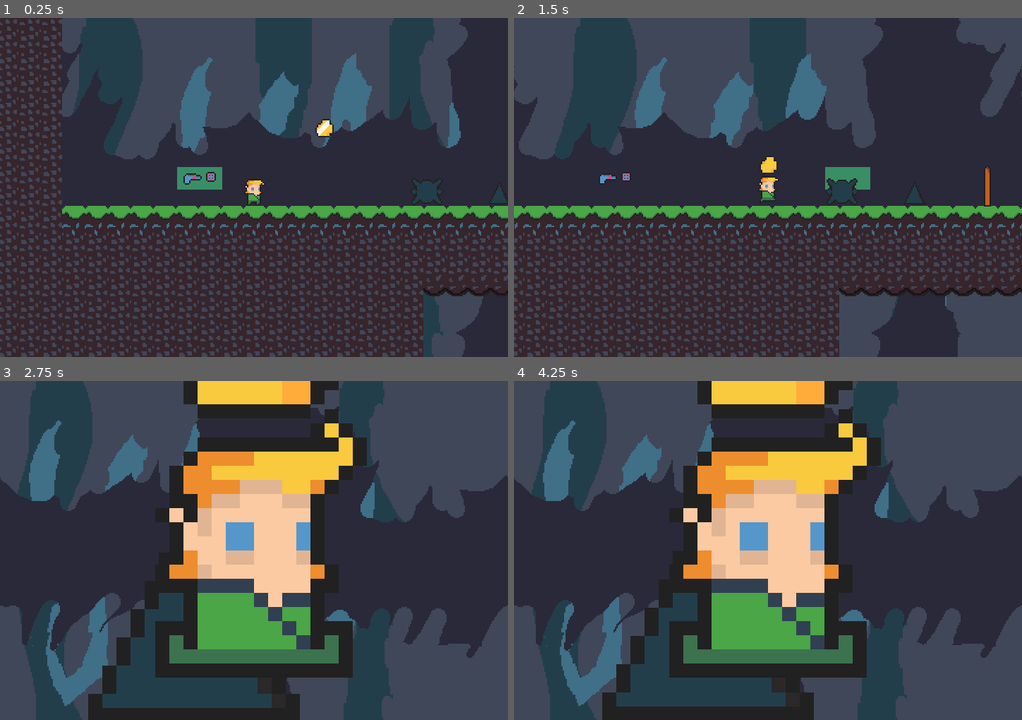
Above: before the commit, frames 1-4 (two rows, left to right).
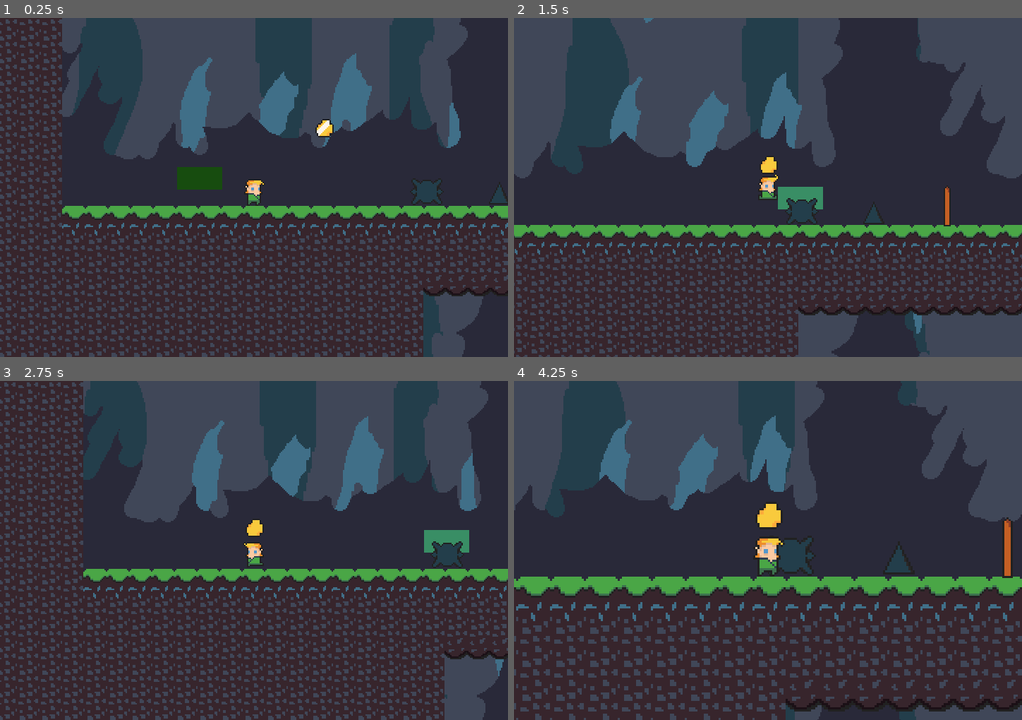
Above: after the commit, the same moments.

Repository: jotson/FantasticJetMan
Game: Godot game, scene res://scenes/General.tscn
Two runs of this game, one before a commit and one after it. Both use one fixed random seed, a clock stepped at 60 frames per second and the inputs below.
Inputs (mouse positions are in pixels of both pictures, inside the frame that each line leads up to):
- Up to frame 1 (0.25 s): no input
- Up to frame 2 (1.5 s): move the mouse to (879, 170) at 0.52 s; hold Right (ui_right) from 0.53 s (still down); tap D (confirm_throw) at 0.6 s; tap A (jump) at 0.77, 1.07 s; tap S (throw_state) at 0.8, 1.35 s; move the mouse to (666, 204) at 1.27 s
- Up to frame 3 (2.75 s): tap A (jump) at 1.52, 1.55, 1.82, 2.1 s; move the mouse to (304, 475) at 2.02 s; release Right (ui_right) at 2.03 s; hold Left (ui_left) from 2.03 s (still down); tap D (confirm_throw) at 2.3 s
- Up to frame 4 (4.25 s): move the mouse to (742, 618) at 2.77 s; release Left (ui_left) at 2.78 s; hold Right (ui_right) from 2.78 s (still down); tap D (confirm_throw) at 2.85 s; tap A (jump) at 3.02, 3.32, 3.77, 3.8, 4.07 s; tap S (throw_state) at 3.05, 3.6 s; move the mouse to (920, 601) at 3.52 s

The runs differ from the first frame. In frame 1, 0.6% of the frame differs, in the area x 34-44%, y 43-51%; in frame 2, 38%; in frame 3, 63%, in the area x 0-100%, y 0-100%; in frame 4, 55%.

Commit message:
Add The Gun

Diff:
--- a/scenes/General.tscn
+++ b/scenes/General.tscn
@@ -1,11 +1,10 @@
-[gd_scene load_steps=32 format=2]
+[gd_scene load_steps=29 format=2]
 
 [ext_resource path="res://scenes/jumpPad/JumpPad.tscn" type="PackedScene" id=1]
 [ext_resource path="res://assets/tiles/groundTiles.png" type="Texture" id=2]
 [ext_resource path="res://scenes/obstacles/Spear.tscn" type="PackedScene" id=3]
 [ext_resource path="res://scenes/obstacles/SpikyBall.tscn" type="PackedScene" id=4]
 [ext_resource path="res://scenes/obstacles/GroundSpike.tscn" type="PackedScene" id=5]
-[ext_resource path="res://assets/charater/TheGun-Sheet-Sheet-Sheet.png" type="Texture" id=6]
 [ext_resource path="res://scenes/player/Player.tscn" type="PackedScene" id=7]
 [ext_resource path="res://scenes/player/Treasure.tscn" type="PackedScene" id=8]
 
@@ -229,39 +228,6 @@
 } ]
 1/z_index = 0
 
-[sub_resource type="Animation" id=22]
-resource_name = "idle"
-loop = true
-tracks/0/type = "value"
-tracks/0/path = NodePath("Sprite:frame")
-tracks/0/interp = 1
-tracks/0/loop_wrap = true
-tracks/0/imported = false
-tracks/0/enabled = true
-tracks/0/keys = {
-"times": PoolRealArray( 0 ),
-"transitions": PoolRealArray( 1 ),
-"update": 1,
-"values": [ 0 ]
-}
-
-[sub_resource type="Animation" id=23]
-resource_name = "shoot"
-length = 0.16
-step = 0.01
-tracks/0/type = "value"
-tracks/0/path = NodePath("Sprite:frame")
-tracks/0/interp = 1
-tracks/0/loop_wrap = true
-tracks/0/imported = false
-tracks/0/enabled = true
-tracks/0/keys = {
-"times": PoolRealArray( 0, 0.04, 0.08, 0.12 ),
-"transitions": PoolRealArray( 1, 1, 1, 1 ),
-"update": 1,
-"values": [ 1, 2, 3, 4 ]
-}
-
 [node name="Level-1" type="Node2D"]
 position = Vector2( 146.09, 218.298 )
 __meta__ = {
@@ -288,17 +254,6 @@
 [node name="GroundSpike" parent="." instance=ExtResource( 5 )]
 position = Vector2( 212.224, 10.8466 )
 
-[node name="TheGun" type="Node2D" parent="."]
-
-[node name="Sprite" type="Sprite" parent="TheGun"]
-texture = ExtResource( 6 )
-hframes = 5
-frame = 4
-
-[node name="AnimationPlayer" type="AnimationPlayer" parent="TheGun"]
-anims/idle = SubResource( 22 )
-anims/shoot = SubResource( 23 )
-
 [node name="Obstacles" type="Node2D" parent="."]
 
 [node name="GroundSpike2" parent="Obstacles" instance=ExtResource( 5 )]
--- a/scenes/jumpPad/JumpPad.gd
+++ b/scenes/jumpPad/JumpPad.gd
@@ -1,7 +1,41 @@
 extends Node2D
 
 # Bounce Player up!! when player enters Area2D
+
+onready var indicator = $"JumpPadIndicator"
+onready var jump_pad = $"JumpPad"
+onready var is_aiming = false;
+export (int) var placementSpeed = 5;
+
+func _ready():
+	jump_pad.hide();
+
+func start_aiming():
+	Engine.time_scale = 0.1
+	is_aiming = true;
+	indicator.show();
+	pass
+
+func finish_aiming():
+	Engine.time_scale = 1
+	is_aiming = false;
+	indicator.hide();
+	jump_pad.position = indicator.position
+	jump_pad.show();
+	pass
+
+func _physics_process(delta):
+	if is_aiming:
+		if Input.is_action_pressed("ui_right"):
+			indicator.position.x += placementSpeed
+		if Input.is_action_pressed("ui_left"):
+			indicator.position.x -= placementSpeed
+		if Input.is_action_pressed("ui_up"):
+			indicator.position.y -= placementSpeed
+		if Input.is_action_pressed("ui_down"):
+			indicator.position.y += placementSpeed
+
 func _on_Area2D_body_entered(body):
 	if body.has_method('bounce'):
 		body.queue_bounce_state()
-		pass # Replace with function body.
+		pass
--- a/scenes/jumpPad/JumpPad.tscn
+++ b/scenes/jumpPad/JumpPad.tscn
@@ -1,6 +1,7 @@
-[gd_scene load_steps=6 format=2]
+[gd_scene load_steps=7 format=2]
 
 [ext_resource path="res://palceholderGreen.png" type="Texture" id=1]
+[ext_resource path="res://scenes/jumpPad/JumpPad.gd" type="Script" id=2]
 [ext_resource path="res://scenes/jumpPad/Area2D.gd" type="Script" id=3]
 
 [sub_resource type="RectangleShape2D" id=1]
@@ -14,6 +15,7 @@
 
 [node name="JumpPadScene" type="Node2D"]
 position = Vector2( 0, 0.255774 )
+script = ExtResource( 2 )
 __meta__ = {
 "_edit_group_": true
 }
--- a/scenes/player/Player.gd
+++ b/scenes/player/Player.gd
@@ -21,12 +21,14 @@
 
 # States
 onready var STATES = ['jump', 'airborne', 'throwing', 'idle', 'running', 'bounce'];
-
 onready var next_state = 'idle';
 onready var current_state = 'idle'; # just to set it to something;
 onready var previous_state;
 onready var is_carrying_treasure = false;
 
+### The Gun
+
+onready var gun = $"TheGun";
 ### JUMP PAD
 
 export (int) var placementSpeed = 5;
@@ -34,27 +36,9 @@
 onready var jump_pad = jump_pad_scene.get_node("JumpPad")
 onready var jump_pad_indicator = jump_pad_scene.get_node("JumpPadIndicator")
 
-func move_jump_pad():
-	if jump_pad_indicator:
-		if Input.is_action_pressed("ui_right"):
-			jump_pad_indicator.position.x += placementSpeed
-		if Input.is_action_pressed("ui_left"):
-			jump_pad_indicator.position.x -= placementSpeed
-		if Input.is_action_pressed("ui_up"):
-			jump_pad_indicator.position.y -= placementSpeed
-		if Input.is_action_pressed("ui_down"):
-			jump_pad_indicator.position.y += placementSpeed
+func _ready():
+	gun.hide()
 
-func show_indicator():
-	jump_pad_indicator.show()
-	jump_pad.hide()
-
-func swap_indicator_for_pad():
-	if jump_pad_indicator.is_visible():
-		jump_pad_indicator.hide()
-		jump_pad.position = jump_pad_indicator.position
-		jump_pad.show()
-###
 
 func _physics_process(delta):
 	throw_treasure(delta)
@@ -138,19 +122,22 @@
 		next_state = 'idle';
 
 func start_throwing_state(_delta):
+	gun.show()
 	# store previous state to know what we have to go back to doing
 	if current_state != 'throwing':
 		previous_state = current_state;
 	current_state = 'throwing'
-	show_indicator()
-	move_jump_pad();
+	jump_pad_scene.start_aiming();
+
 	if is_on_floor():
 		next_anim = 'idle';
 	if Input.is_action_just_pressed("throw_state"):
-		swap_indicator_for_pad();
+		gun.hide()
+		jump_pad_scene.finish_aiming();
 		next_state = previous_state;
 	if Input.is_action_just_pressed("confirm_throw"):
-		swap_indicator_for_pad();
+		gun.hide();
+		jump_pad_scene.finish_aiming();
 		next_state = previous_state;
 	pass
 
--- a/scenes/player/Player.tscn
+++ b/scenes/player/Player.tscn
@@ -6,6 +6,7 @@
 [ext_resource path="res://assets/parallax/4.png" type="Texture" id=4]
 [ext_resource path="res://assets/parallax/2.png" type="Texture" id=5]
 [ext_resource path="res://assets/charater/treasure-Sheet.png" type="Texture" id=6]
+[ext_resource path="res://scenes/player/TheGun.tscn" type="PackedScene" id=7]
 
 [sub_resource type="RectangleShape2D" id=1]
 extents = Vector2( 5.63614, 9.1318 )
@@ -157,3 +158,6 @@
 position = Vector2( 0, -16.3373 )
 texture = ExtResource( 6 )
 hframes = 6
+
+[node name="TheGun" parent="." instance=ExtResource( 7 )]
+position = Vector2( 11.7876, 3.04589 )
--- /dev/null
+++ b/scenes/player/TheGun.tscn
@@ -0,0 +1,46 @@
+[gd_scene load_steps=4 format=2]
+
+[ext_resource path="res://assets/charater/TheGun-Sheet-Sheet-Sheet.png" type="Texture" id=1]
+
+[sub_resource type="Animation" id=1]
+resource_name = "idle"
+loop = true
+tracks/0/type = "value"
+tracks/0/path = NodePath("Sprite:frame")
+tracks/0/interp = 1
+tracks/0/loop_wrap = true
+tracks/0/imported = false
+tracks/0/enabled = true
+tracks/0/keys = {
+"times": PoolRealArray( 0 ),
+"transitions": PoolRealArray( 1 ),
+"update": 1,
+"values": [ 0 ]
+}
+
+[sub_resource type="Animation" id=2]
+resource_name = "shoot"
+length = 0.16
+step = 0.01
+tracks/0/type = "value"
+tracks/0/path = NodePath("Sprite:frame")
+tracks/0/interp = 1
+tracks/0/loop_wrap = true
+tracks/0/imported = false
+tracks/0/enabled = true
+tracks/0/keys = {
+"times": PoolRealArray( 0, 0.04, 0.08, 0.12 ),
+"transitions": PoolRealArray( 1, 1, 1, 1 ),
+"update": 1,
+"values": [ 1, 2, 3, 4 ]
+}
+
+[node name="TheGun" type="Node2D"]
+
+[node name="Sprite" type="Sprite" parent="."]
+texture = ExtResource( 1 )
+hframes = 5
+
+[node name="AnimationPlayer" type="AnimationPlayer" parent="."]
+anims/idle = SubResource( 1 )
+anims/shoot = SubResource( 2 )
Not shown: 1 places in scenes/player/Player.tscn that only renumber resources
